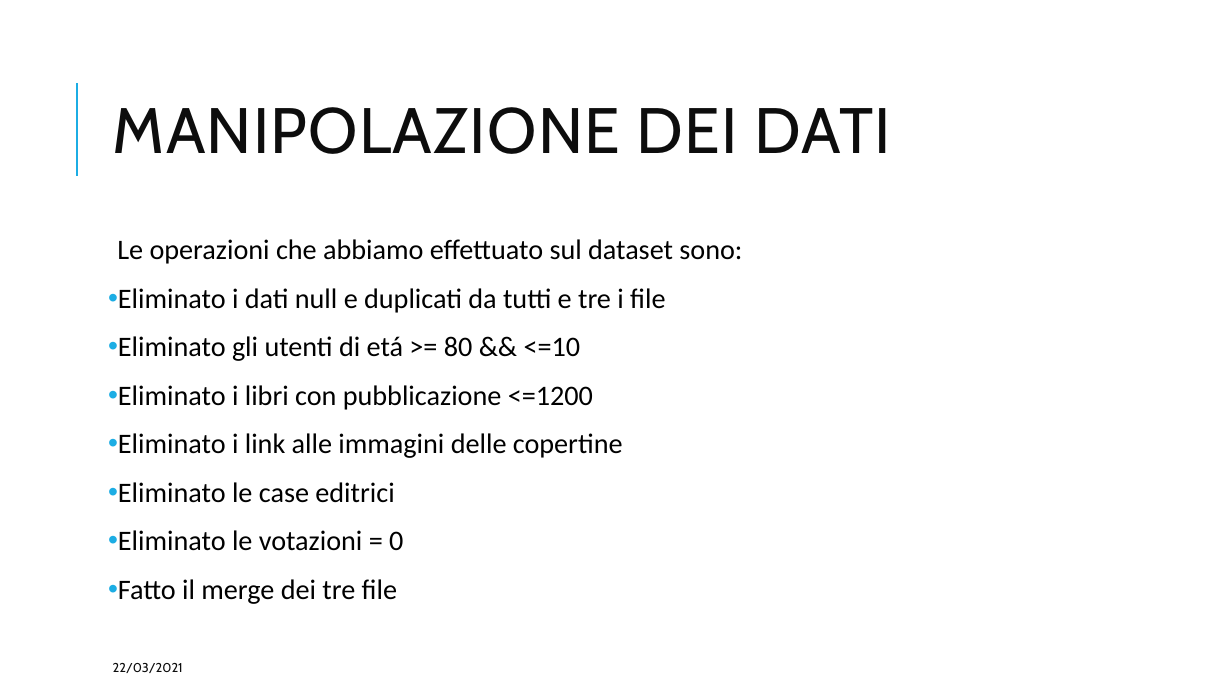
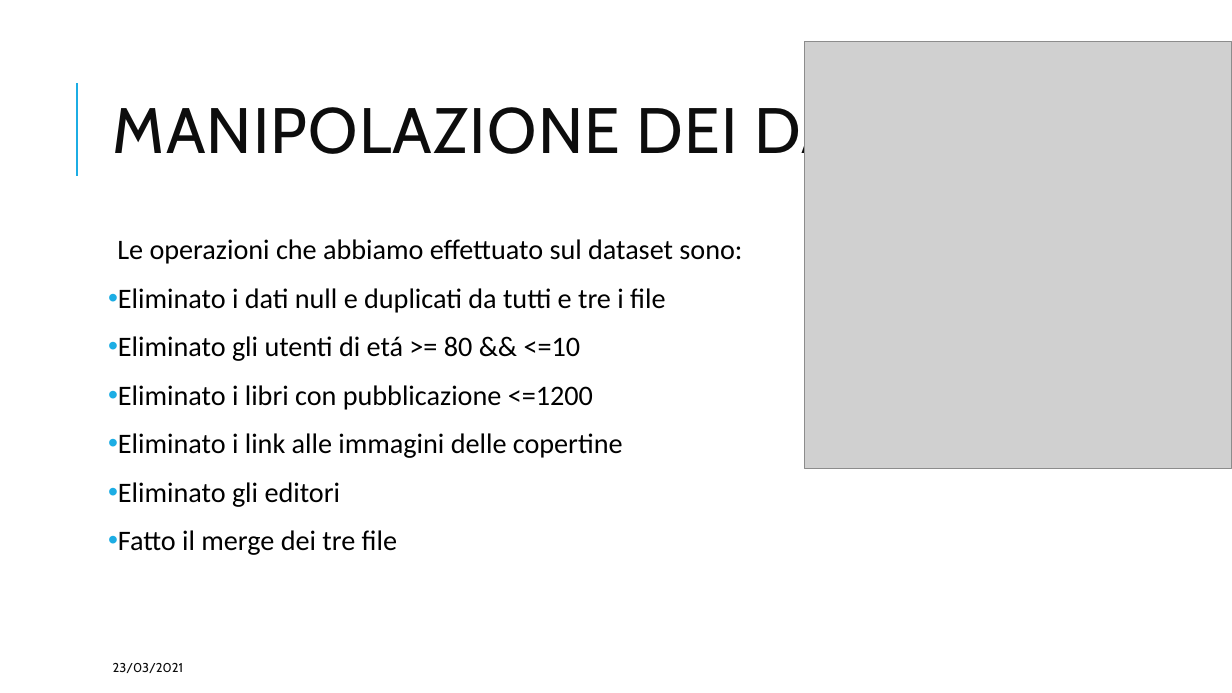
Before and after one commit to paolopetta/FIA-Yourbook, a slide deck: slide 6 of Modulo IA.pptx (slide 4 before the commit). Drawn at 1232x693 pixels with LibreOffice and Linux fonts; fonts in the diff are those of the drawing; grey boxes stand for pictures. Boxes give left, top, right and bottom in pixels: in the first picture for what was removed or moved away, otherwise in the second. Text is boxed around its words. In the diff, an @@ line names an element or a change of style, - is before the commit and + after.

```diff
--- a/Modulo IA.pptx
+++ b/Modulo IA.pptx
@@ picture added at box(805, 42, 1232, 469) @@
@@ text at box(118, 482, 341, 507): text changed @@
-• Eliminato le case editrici
-• Eliminato le votazioni = 0
+• Eliminato gli editori
@@ text at box(113, 663, 183, 673): text changed @@
-22/03/2021
+23/03/2021
```
Also in this commit, not shown: 4 other slides changed, 4 slides added, 1 slide removed.
